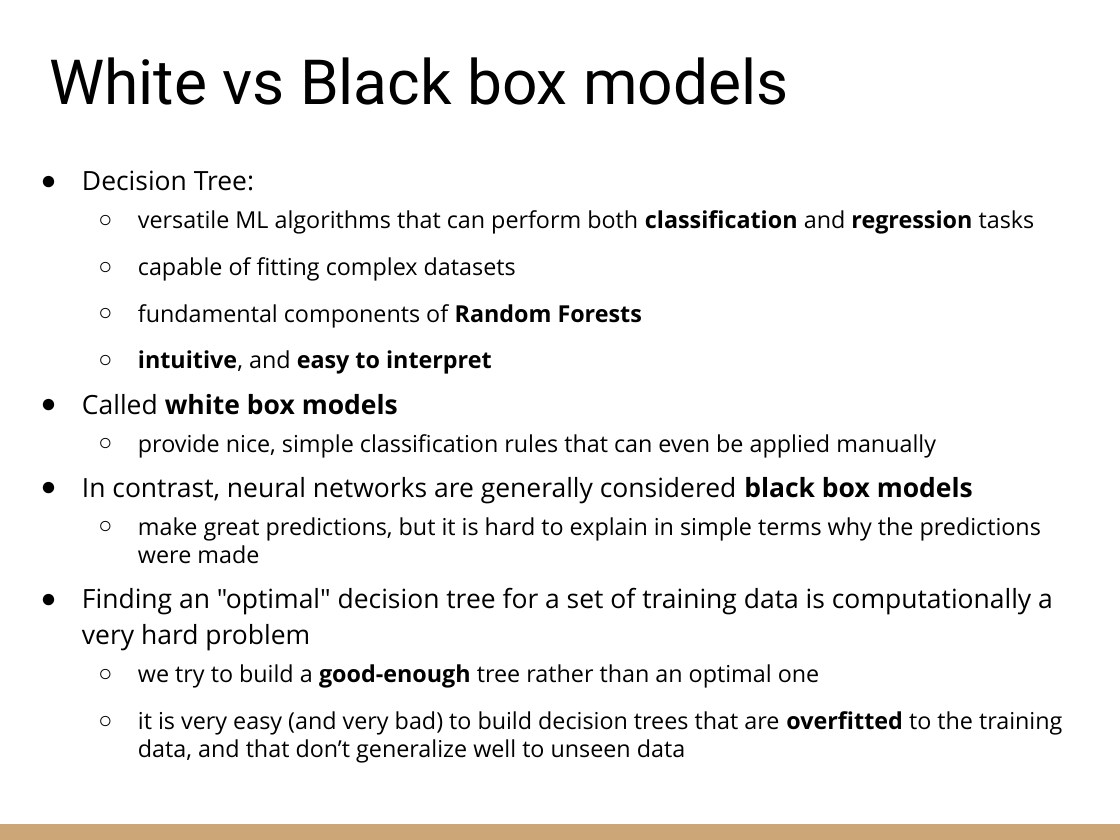
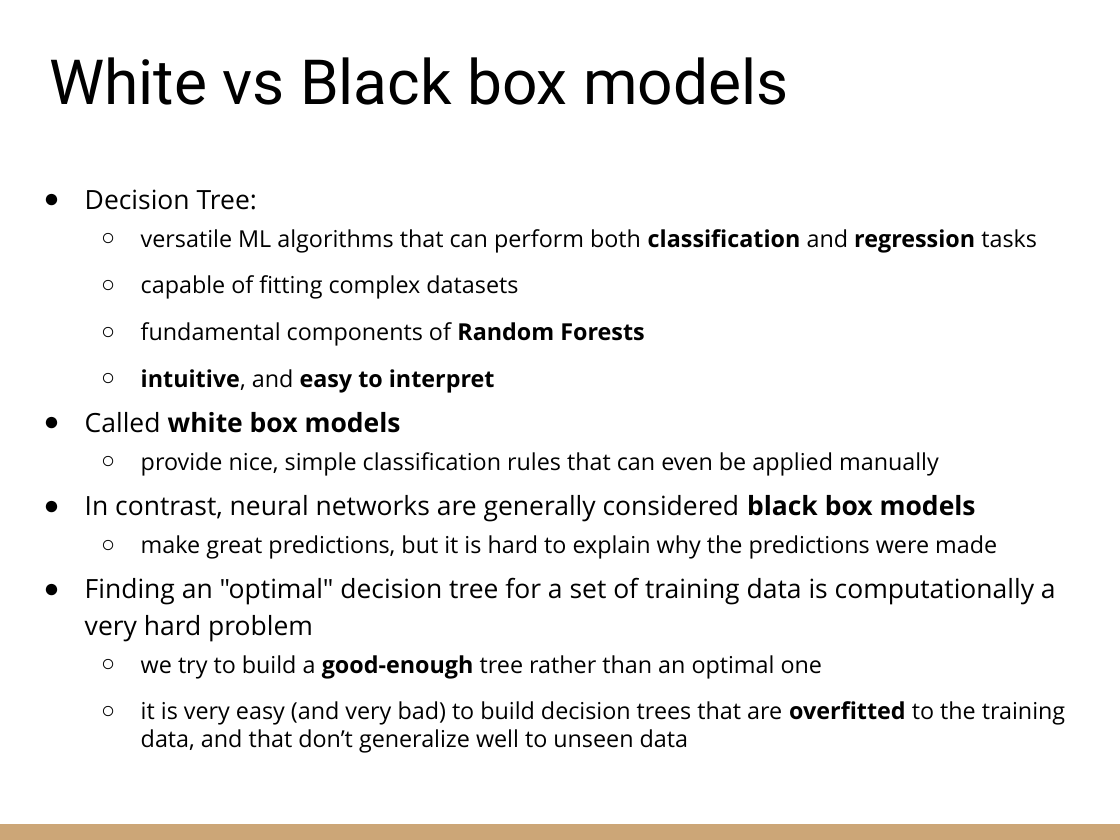
Before and after one commit to riccardoberta/machine-learning, a slide deck: slide 3 of 05 - Decision Tree/slides.pptx. Drawn at 1120x840 pixels with LibreOffice and Linux fonts; fonts in the diff are those of the drawing. Boxes give left, top, right and bottom in pixels: in the first picture for what was removed or moved away, otherwise in the second. Text is boxed around its words. In the diff, an @@ line names an element or a change of style, - is before the commit and + after.

```diff
--- a/05 - Decision Tree/slides.pptx
+++ b/05 - Decision Tree/slides.pptx
@@ text "Decision Tree:": place and size @@
-text "Decision Tree:" at (82, 170, 1062, 763)
+text "Decision Tree:" at (85, 189, 1065, 753)
@@ text at (141, 535, 997, 559): text changed @@
-  ○ make great predictions, but it is hard to explain in simple terms why the predictions were made
+  ○ make great predictions, but it is hard to explain why the predictions were made
```
Also in this commit, not shown: 2 other slides changed, 7 other files.
